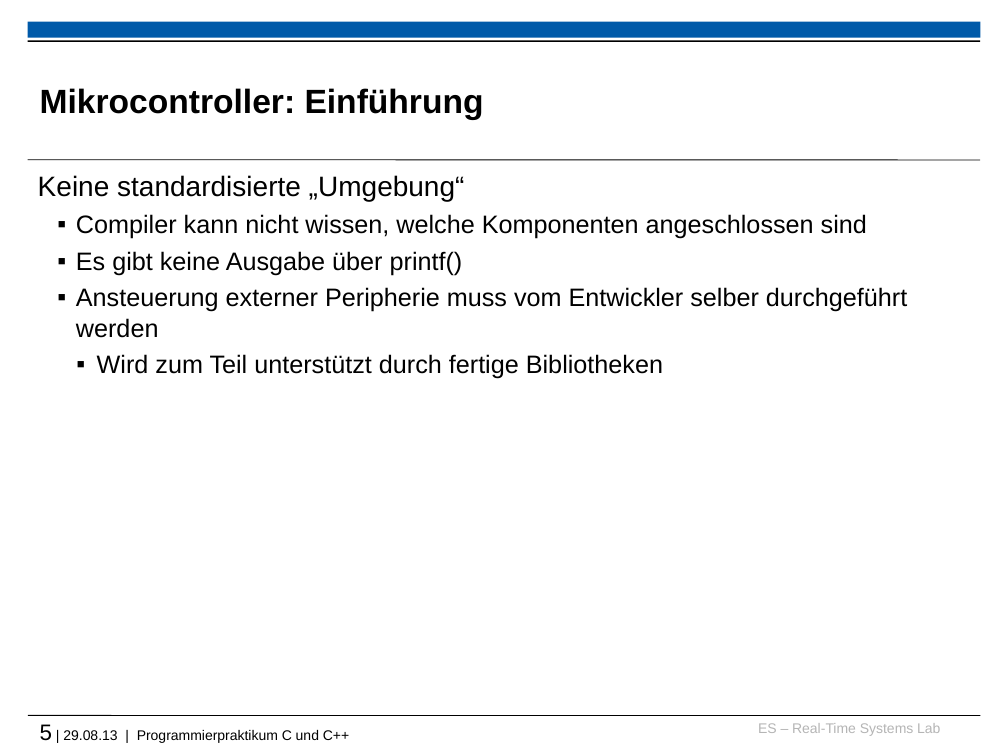
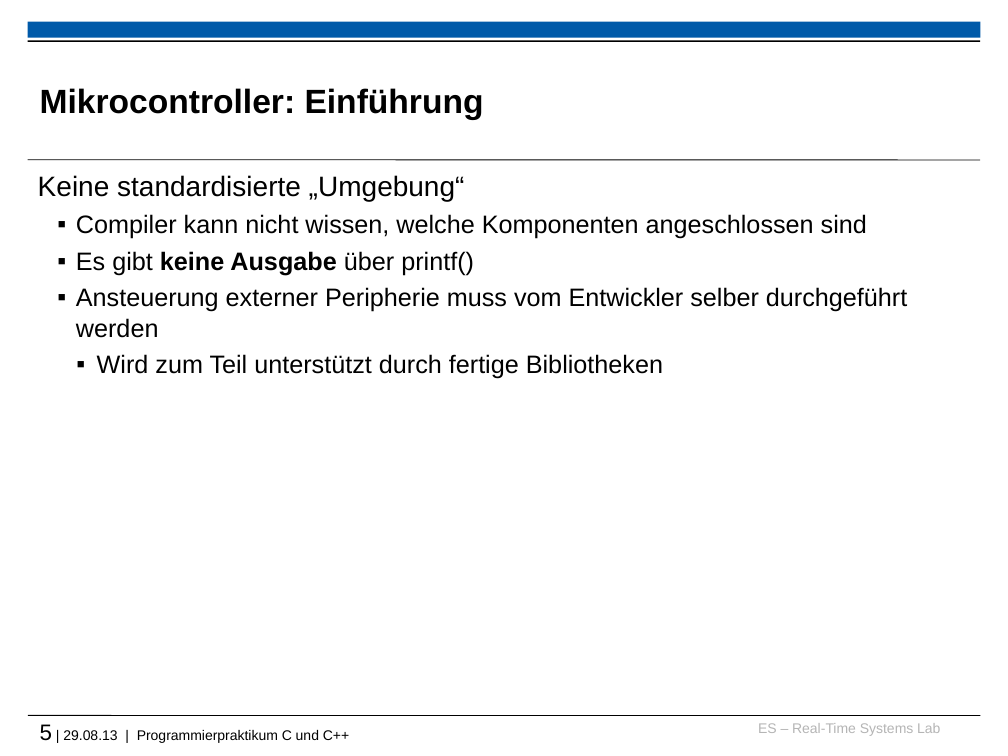
Before and after one commit to h82k/tud-cppp, a slide deck: slide 5 of Vorlesung/5 Embedded Systems_F9.ppt. Drawn at 1008x756 pixels with LibreOffice and Linux fonts; fonts in the diff are those of the drawing; background and template pictures are left out. Boxes give left, top, right and bottom in pixels: in the first picture for what was removed or moved away, otherwise in the second. Text is boxed around its words. In the diff, an @@ line names an element or a change of style, - is before the commit and + after.

```diff
--- a/Vorlesung/5 Embedded Systems_F9.ppt
+++ b/Vorlesung/5 Embedded Systems_F9.ppt
@@ text at (76,251,474,276): bold on in "keine Ausgabe" @@
```
Also in this commit, not shown: 6 other slides changed, 2 other files.
